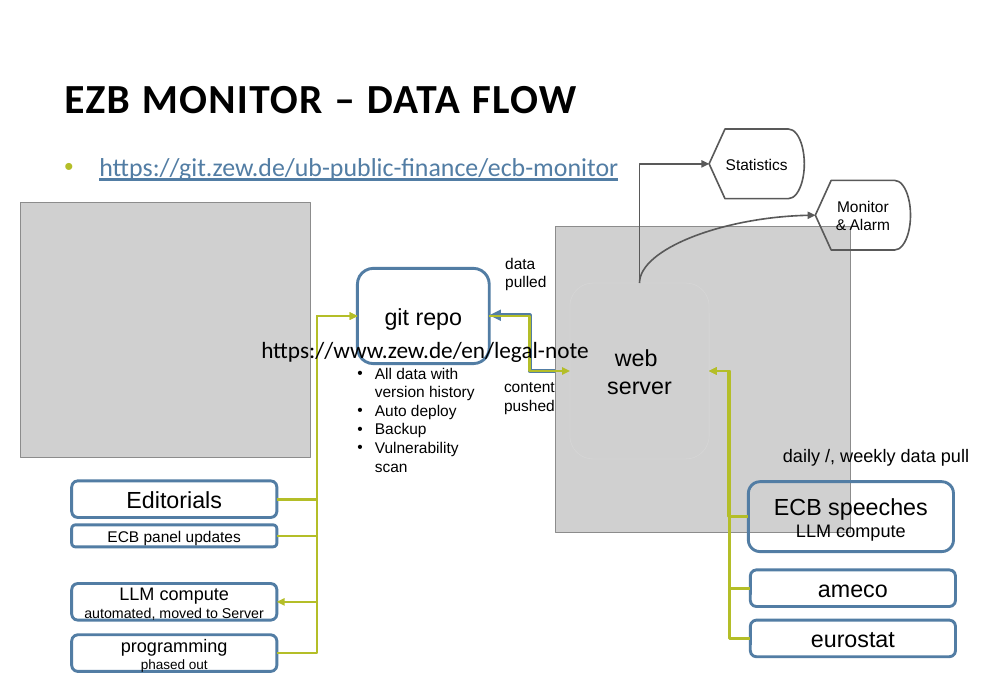
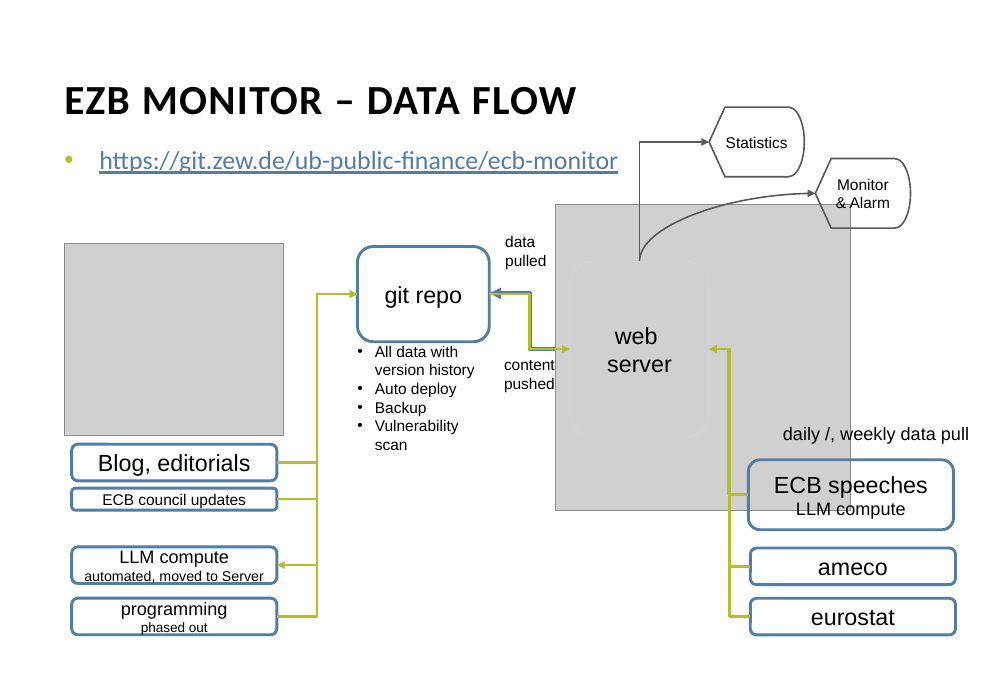
Before and after one commit to pbberlin/ecb-monitor-website, a slide deck: slide 3 of doc/architecture.pptx. Drawn at 1008x698 pixels with LibreOffice and Linux fonts; fonts in the diff are those of the drawing; grey boxes stand for pictures; background and template pictures are left out. Boxes give left, top, right and bottom in pixels: in the first picture for what was removed or moved away, otherwise in the second. Text is boxed around its words. In the diff, an @@ line names an element or a change of style, - is before the commit and + after.

```diff
--- a/doc/architecture.pptx
+++ b/doc/architecture.pptx
@@ text "https://git.zew.de/ub-public-finance/ecb-monitor": place and size @@
-text "https://git.zew.de/ub-public-finance/ecb-monitor" at (99, 158, 618, 181)
+text "https://git.zew.de/ub-public-finance/ecb-monitor" at (99, 151, 618, 174)
@@ flow chart display "Monitor & Alarm": place and size @@
-flow chart display "Monitor & Alarm" at (815, 181, 910, 250)
+flow chart display "Monitor & Alarm" at (815, 158, 910, 228)
@@ picture: place and size @@
-picture at (20, 203, 311, 458)
+picture at (64, 244, 283, 436)
@@ elbow arrow moved from (357, 316) - (277, 653) to (357, 294) - (277, 616) @@
@@ elbow double arrow moved from (357, 316) - (277, 602) to (357, 294) - (277, 565) @@
@@ elbow line moved from (277, 536) - (357, 316) to (277, 499) - (357, 294) @@
@@ elbow line moved from (277, 499) - (357, 316) to (277, 463) - (357, 294) @@
@@ elbow arrow moved from (490, 316) - (571, 371) to (490, 293) - (571, 349) @@
@@ text removed at (261, 338, 588, 364) @@
-https://www.zew.de/en/legal-note
@@ 5 rounded rectangles, 5 elbow arrows, 4 texts, 1 picture, 1 flow chart display, 1 curved arrow: place and size @@
-5 rounded rectangles, 5 elbow arrows, 4 texts, 1 picture, 1 flow chart display, 1 curved arrow at (357, 129, 969, 656)
+5 rounded rectangles, 5 elbow arrows, 4 texts, 1 picture, 1 flow chart display, 1 curved arrow at (357, 107, 969, 635)
@@ 4 rounded rectangles: place and size @@
-4 rounded rectangles at (72, 481, 276, 671)
+4 rounded rectangles at (72, 444, 276, 635)
@@ text in rounded rectangle at (98, 454, 250, 476): text changed @@
-Editorials
+Blog, editorials
@@ text in rounded rectangle at (102, 493, 246, 508): text changed @@
-ECB panel updates
+ECB council updates
```
Also in this commit, not shown: 3 other slides changed, 12 other files.
